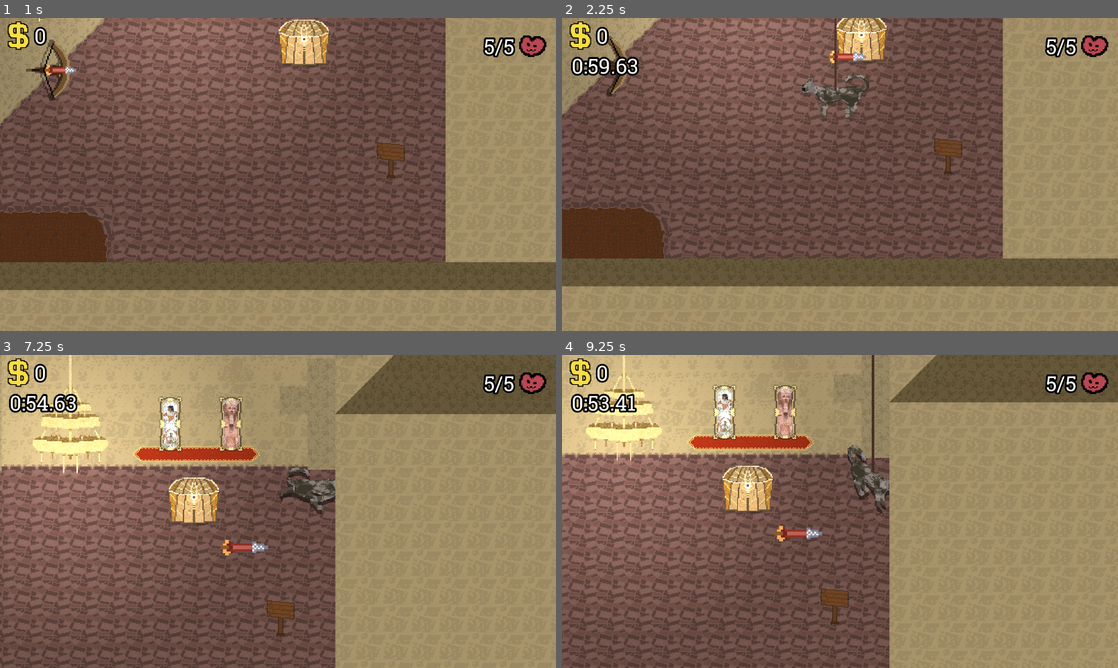
Above: before the commit, frames 1-4 (two rows, left to right).
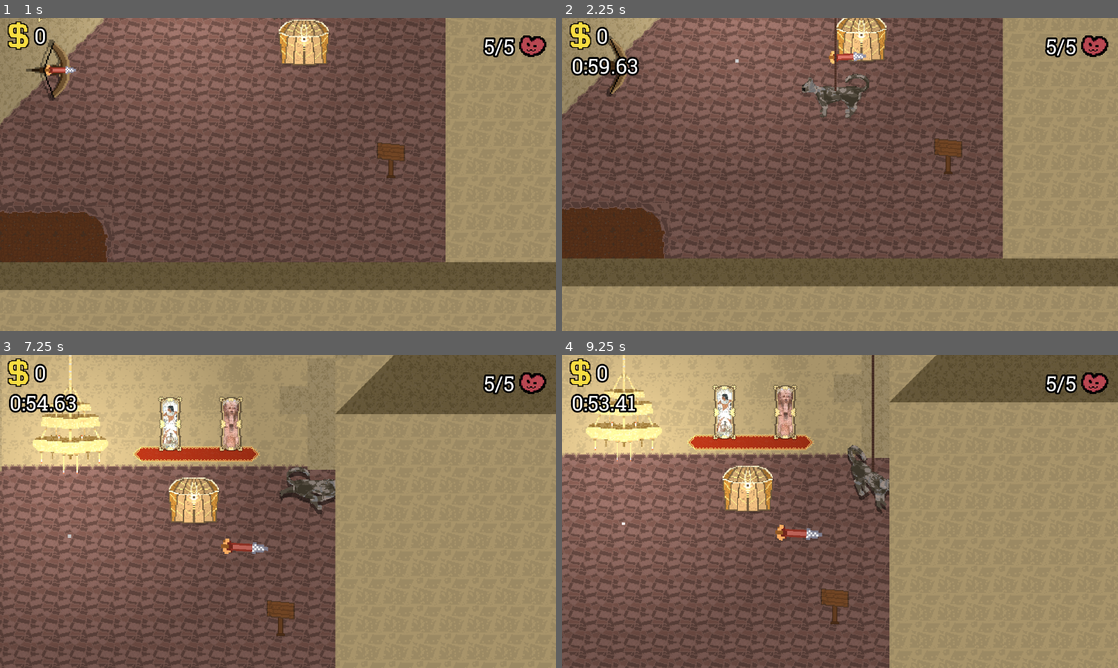
Above: after the commit, the same moments.

Repository: Emarald64/ancient-game-jam
Game: Godot game, scene res://source/main.tscn
The game is run twice, just before and just after one commit, with the same random seed, the same clock (stepped at 60 frames per second) and the same inputs.
Inputs:
- Up to frame 1 (1 s): hold W (move_up) from 0.53 s (still down); hold Shift (sprint) from 0.53 s (still down)
- Up to frame 2 (2.25 s): release Shift (sprint) at 1.28 s; tap Y at 1.35 s; release W (move_up) at 2.03 s; hold A (move_left) from 2.03 s (still down); hold Shift (sprint) from 2.03 s (still down)
- Up to frame 3 (7.25 s): release Shift (sprint) at 2.78 s; tap Y at 2.85, 4.35, 5.85 s; release A (move_left) at 3.53 s; hold S (move_down) 3.53-4.28 s; hold Shift (sprint) 3.53-4.28 s; hold D (move_right) 4.28-5.03 s; hold W (move_up) 5.03-5.78 s; hold Shift (sprint) 5.03-5.78 s; hold D (move_right) from 5.78 s (still down); hold Shift (sprint) from 6.53 s (still down)
- Up to frame 4 (9.25 s): release Shift (sprint) at 7.28 s; tap Y at 7.35, 8.85 s; release D (move_right) at 8.03 s; hold S (move_down) 8.03-8.78 s; hold Shift (sprint) 8.03-8.78 s; hold A (move_left) from 8.78 s (still down)

Frame 1 is identical in both runs. In frame 2, less than 0.1% of the frame differs, in the area x 31-55%, y 10-15%; in frame 3, 0.1%, in the area x 12-49%, y 57-64%; in frame 4, less than 0.1%.

Commit message:
arrow looks right way yay

Diff:
--- a/source/game_objects/arrow.gd
+++ b/source/game_objects/arrow.gd
@@ -8,6 +8,10 @@
 func _ready() -> void:
 	velocity_dir = Vector2(1, 0 + randf_range(-0.075, 0.075))
 	velocity_dir = velocity_dir.normalized()
+
+	look_at(to_global(velocity_dir))
+
+
 
 func _physics_process(delta: float) -> void:
 	position+=velocity_dir * velocity_magnitude * delta
--- a/source/game_objects/arrow.tscn
+++ b/source/game_objects/arrow.tscn
@@ -5,6 +5,27 @@
 
 [sub_resource type="RectangleShape2D" id="RectangleShape2D_a6585"]
 size = Vector2(22, 8)
+
+[sub_resource type="Curve" id="Curve_ckxgq"]
+_data = [Vector2(0, 1), 0.0, 0.0, 0, 0, Vector2(1, 0), -2.5568845, 0.0, 0, 0]
+point_count = 2
+
+[sub_resource type="CurveTexture" id="CurveTexture_48c3i"]
+curve = SubResource("Curve_ckxgq")
+
+[sub_resource type="Gradient" id="Gradient_4kjtf"]
+colors = PackedColorArray(0.51850265, 0.51850265, 0.51850265, 1, 1, 1, 1, 1)
+
+[sub_resource type="GradientTexture1D" id="GradientTexture1D_445yb"]
+gradient = SubResource("Gradient_4kjtf")
+
+[sub_resource type="ParticleProcessMaterial" id="ParticleProcessMaterial_6j2d2"]
+particle_flag_disable_z = true
+gravity = Vector3(0, 0, 0)
+scale_min = 3.0
+scale_max = 4.0
+color_initial_ramp = SubResource("GradientTexture1D_445yb")
+alpha_curve = SubResource("CurveTexture_48c3i")
 
 [node name="Arrow" type="Area2D" unique_id=69683953]
 texture_filter = 1
@@ -24,4 +45,8 @@
 position = Vector2(-1, 0)
 shape = SubResource("RectangleShape2D_a6585")
 
+[node name="GPUParticles2D" type="GPUParticles2D" parent="." unique_id=420728589]
+position = Vector2(-12.000001, 0)
+process_material = SubResource("ParticleProcessMaterial_6j2d2")
+
 [connection signal="body_entered" from="." to="." method="_on_body_entered"]
